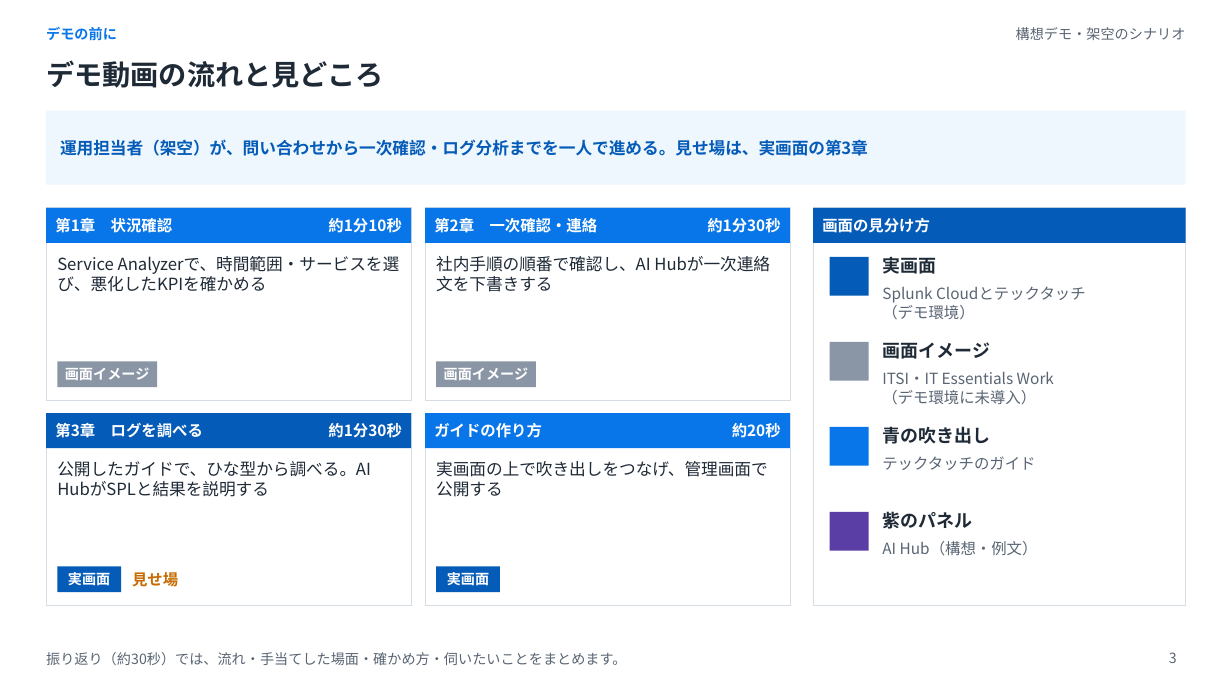
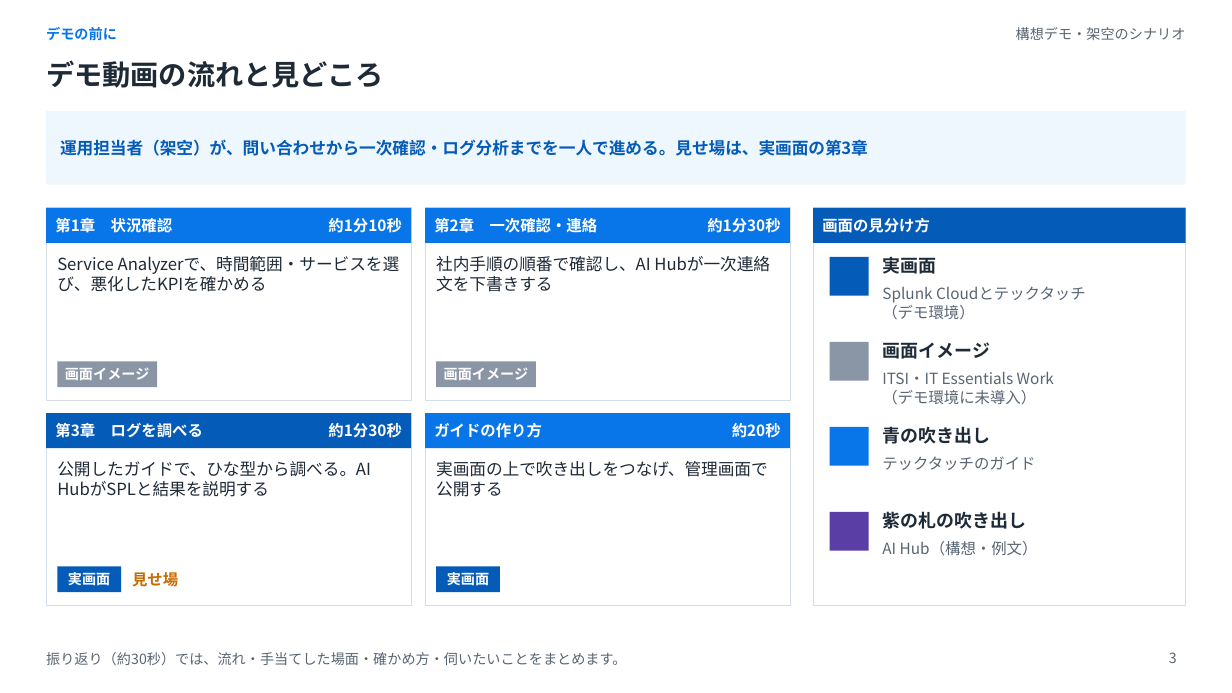
Before and after one commit to Kimurist2024/000, a slide deck: slide 3 of splunk-techtouch-demo/slides/Splunk障害対応・ログ分析デモ_事前説明_短縮版.pptx. Drawn at 1232x693 pixels with LibreOffice and Linux fonts; fonts in the diff are those of the drawing. Boxes give left, top, right and bottom in pixels: in the first picture for what was removed or moved away, otherwise in the second. Text is boxed around its words. In the diff, an @@ line names an element or a change of style, - is before the commit and + after.

```diff
--- a/splunk-techtouch-demo/slides/Splunk障害対応・ログ分析デモ_事前説明_短縮版.pptx
+++ b/splunk-techtouch-demo/slides/Splunk障害対応・ログ分析デモ_事前説明_短縮版.pptx
@@ text at (882, 511, 1026, 529): text changed @@
-紫のパネル
+紫の札の吹き出し
```
Also in this commit, not shown: 8 other files.
